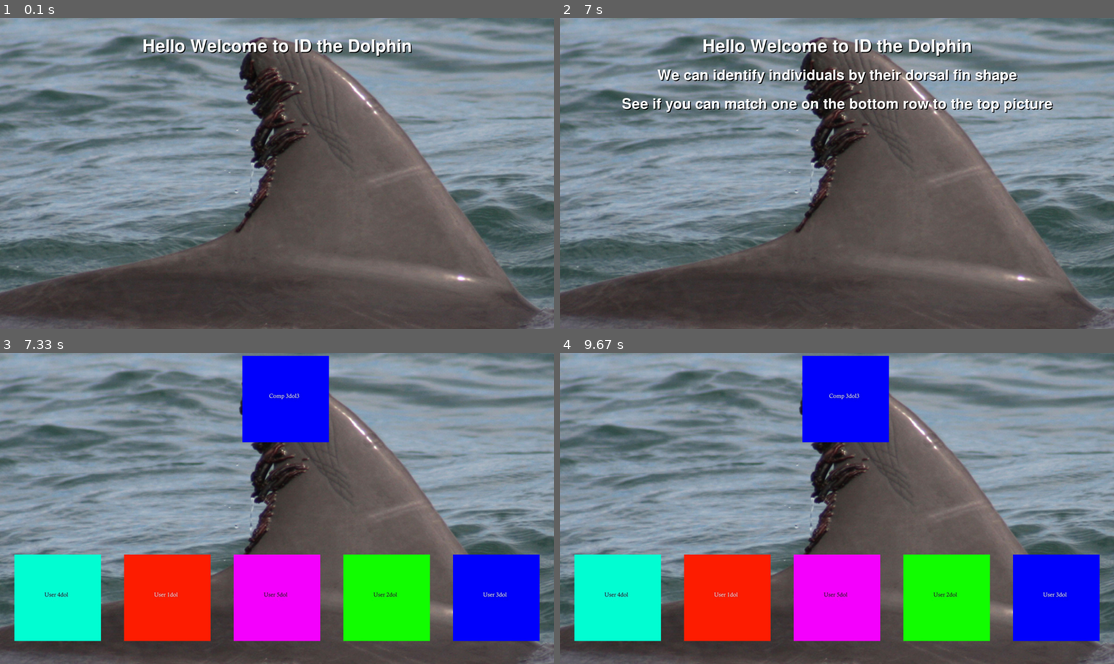
Above: before the commit, frames 1-4 (two rows, left to right).
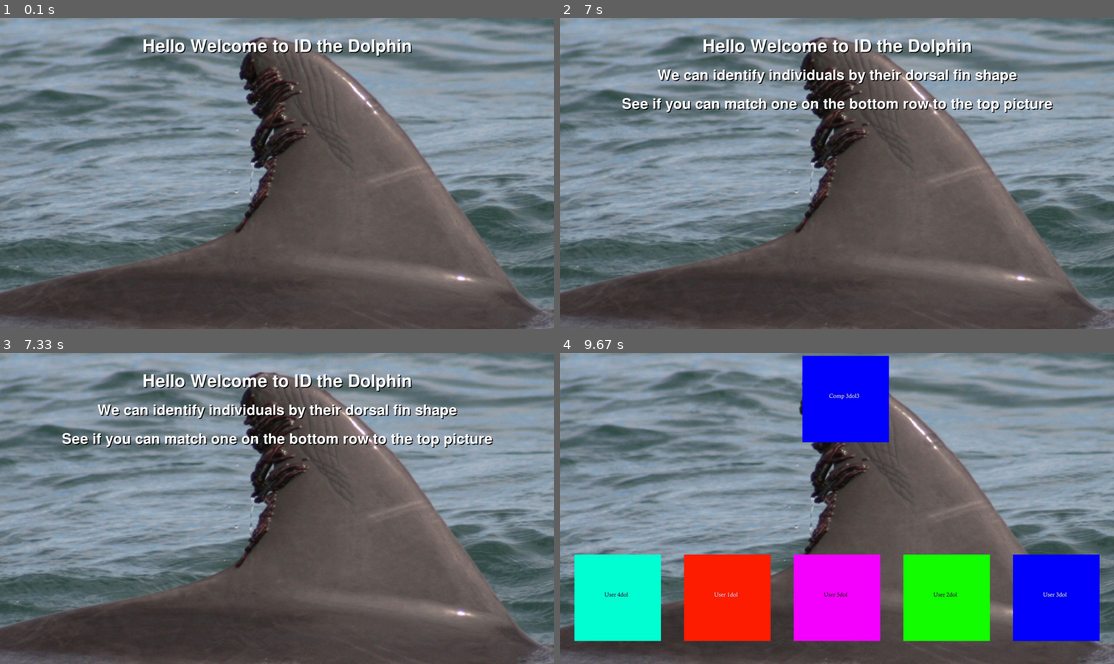
Above: after the commit, the same moments.

Repository: kpmn819/Dolphin-Project
Game: pygame game, started from did16-revise.py
Two runs of this game, one before a commit and one after it. Both use one fixed random seed, a clock stepped at 60 frames per second and the inputs below.
Inputs:
- Up to frame 1 (0.1 s): no input
- Up to frame 2 (7 s): no input
- Up to frame 3 (7.33 s): no input
- Up to frame 4 (9.67 s): no input

Frames 1-2 are identical in both runs. In frame 3, 30% of the frame differs, in the area x 2-98%, y 0-93%; in frame 4, nothing differs.

Commit message:
pre change of Free and Win

Diff:
--- a/did16-revise.py
+++ b/did16-revise.py
@@ -141,6 +141,7 @@
             Rnd_Chance = int(random() * 100 )
             play_sound('Yay.mp3', .3)
 
+
             if Rnd_Chance <= PayOut:
                 Win = True
                 print('A Winner')
@@ -158,13 +159,16 @@
 
     info = 'We can identify individuals by their dorsal fin shape'
     font_process(50, info, white, 100, 200)
-    pygame.display.flip()
+    #pygame.display.flip()
     # sleep(.5)
 
     inst = 'See if you can match one on the bottom row to the top picture'
     font_process(50, inst, white, 30, 300)
     pygame.display.flip()
-    sleep(5)
+    if not Free:
+        sleep(2) # allow prev sound to end
+    play_sound('pinball-start.mp3', .5)
+    sleep(5.5)
     display.blit(bg_dol, (0, 0))
     pygame.display.flip()
 
Not shown, added: graphics/pinball-start.mp3
